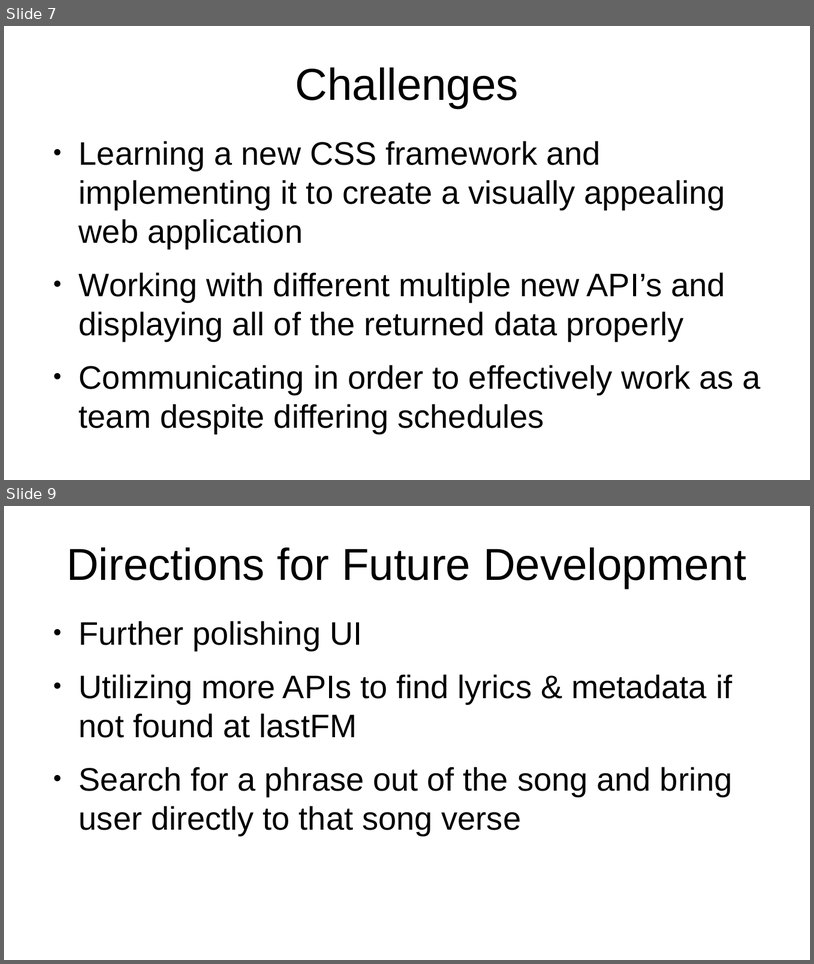
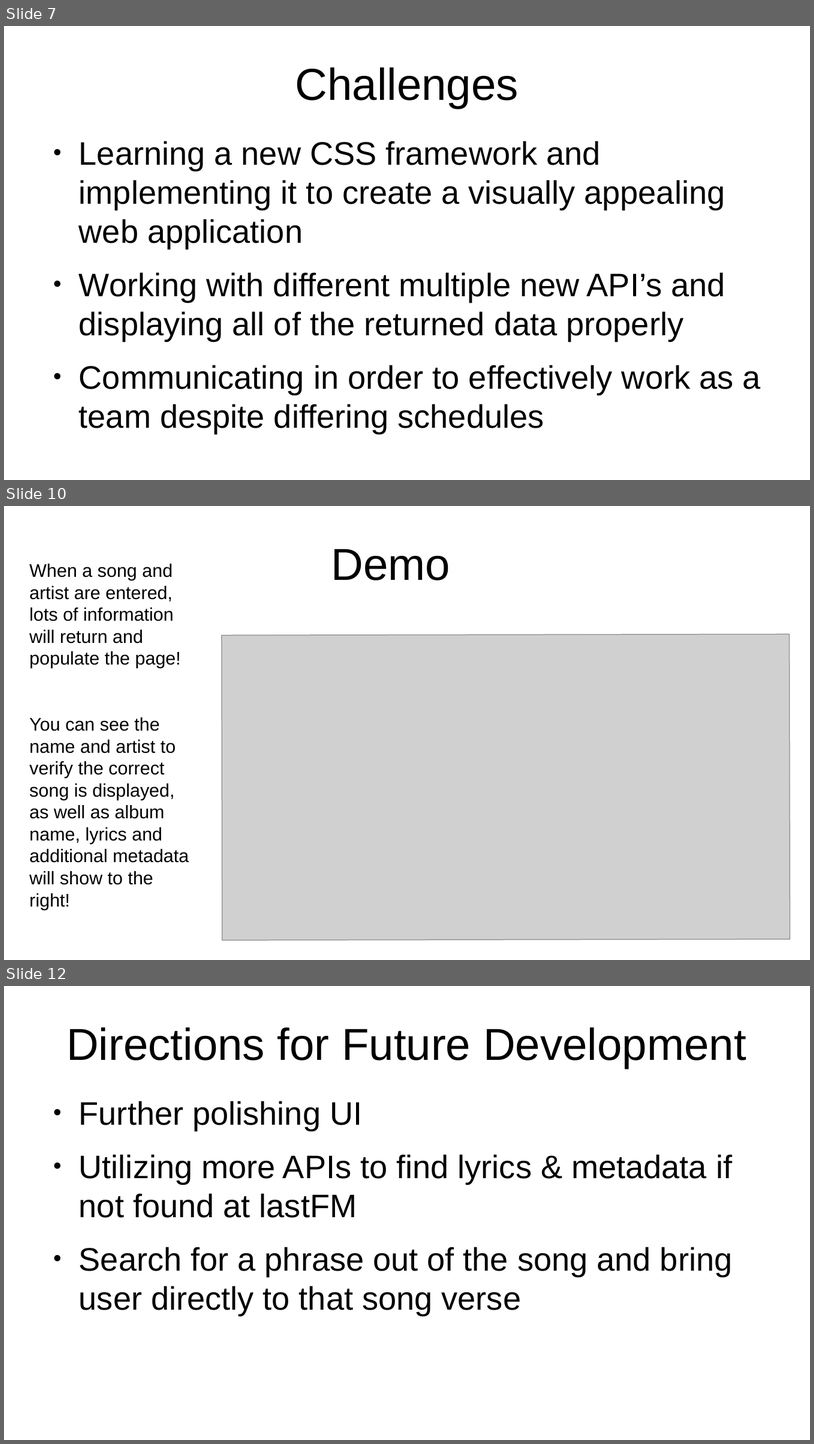
Before and after one commit to alexm1937/what-is-that-song, a slide deck: presentation.odp. Shown one above the other, each under a label of ours: slides 7 and 9 before the commit, slides 7, 10 and 12 after it; the slides between them are not shown. The pictures are 814x964 and 814x1444 pixels, drawn with LibreOffice and Linux fonts; fonts in the diff are those of the drawing; grey boxes stand for pictures. Boxes give left, top, right and bottom in pixels: in the first picture for what was removed or moved away, otherwise in the second. Text is boxed around its words. In the diff, an @@ line names an element or a change of style, - is before the commit and + after.

```diff
--- a/presentation.odp
+++ b/presentation.odp
@@ slide 10 added at box(4, 506, 810, 960), background #FFFFFF @@
@@ title added at box(331, 549, 450, 580), 44 pt, text #000000 @@
+Demo
@@ text added at box(29, 564, 189, 885), 18 pt, text #000000 @@
+When a song and artist are entered, lots of information will return and populate the page!
+You can see the name and artist to verify the correct song is displayed, as well as album name, lyrics and additional metadata will show to the right!
@@ picture added at box(222, 634, 791, 940) @@
@@ what was slide 9 is now slide 12 @@
```
Also in this commit, not shown: 1 slide changed, 4 other slides added, 2 slides removed, 1 other file.
